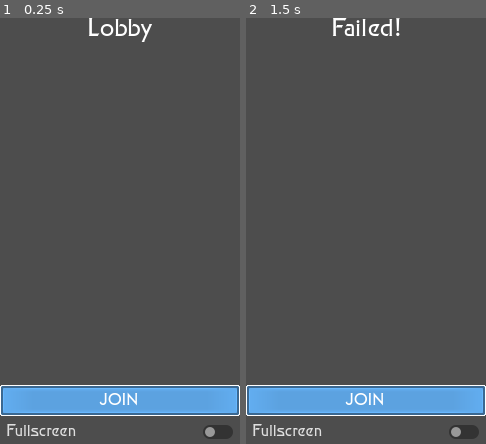
Above: before the commit, frames 1-2 (left to right).
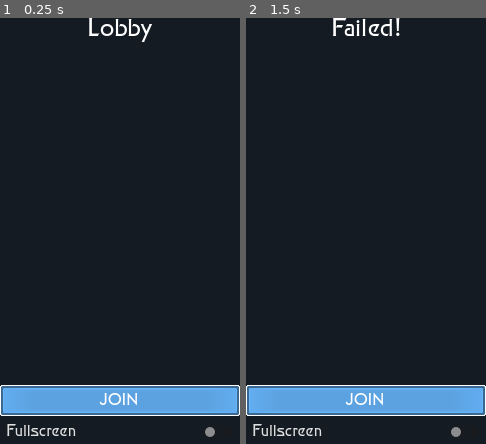
Above: after the commit, the same moments.

Repository: eikap/ggj-2026
Game: Godot game, scene res://Scenes/NetworkTest/LobbyTest.tscn
Two runs of this game, one before a commit and one after it. Both use one fixed random seed, a clock stepped at 60 frames per second and the inputs below.
Inputs (mouse positions are in pixels of both pictures, inside the frame that each line leads up to):
- Up to frame 1 (0.25 s): no input
- Up to frame 2 (1.5 s): tap Enter at 0.5 s; move the mouse to (418, 209) at 0.52 s; tap Space (interact) at 0.6 s; click (418, 209) at 0.67 s; click "Join Game" at 1.25 s

The runs differ from the first frame. In frame 1, 92% of the frame differs, in the area x 0-100%, y 0-100%; in frame 2, 92%.

Commit message:
Update LobbyTest.tscn

Diff:
--- a/Scenes/NetworkTest/LobbyTest.tscn
+++ b/Scenes/NetworkTest/LobbyTest.tscn
@@ -19,6 +19,14 @@
 gameScene = "res://Scenes/Game.tscn"
 playerNameUIElement = ExtResource("2_wnqcy")
 playerNames = "res://Assets/player_names.json"
+
+[node name="ColorRect" type="ColorRect" parent="." unique_id=1868767040]
+anchors_preset = 15
+anchor_right = 1.0
+anchor_bottom = 1.0
+grow_horizontal = 2
+grow_vertical = 2
+color = Color(0.078329615, 0.106991254, 0.13757586, 1)
 
 [node name="VBoxContainer" type="VBoxContainer" parent="." unique_id=1962825021]
 anchors_preset = 15
